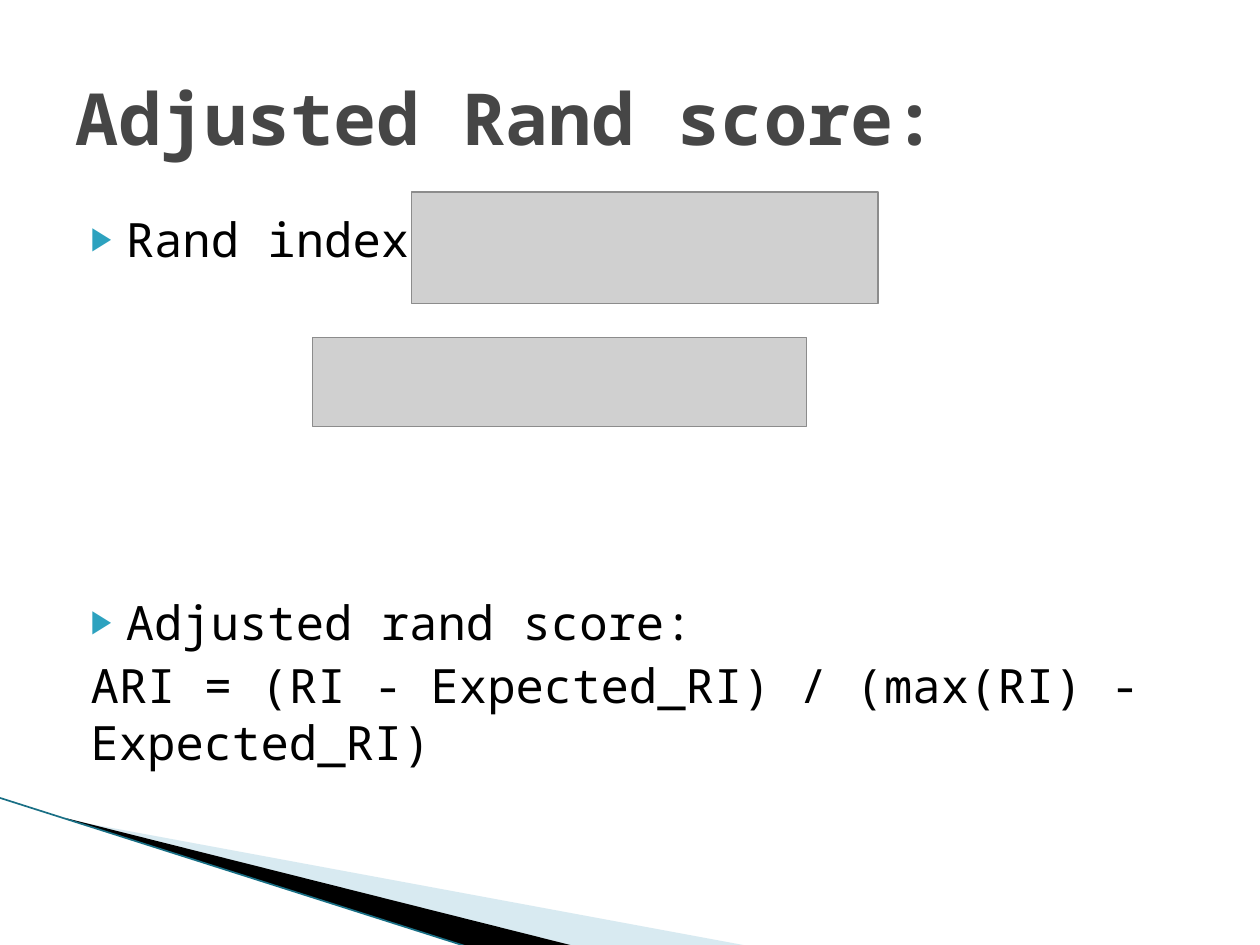
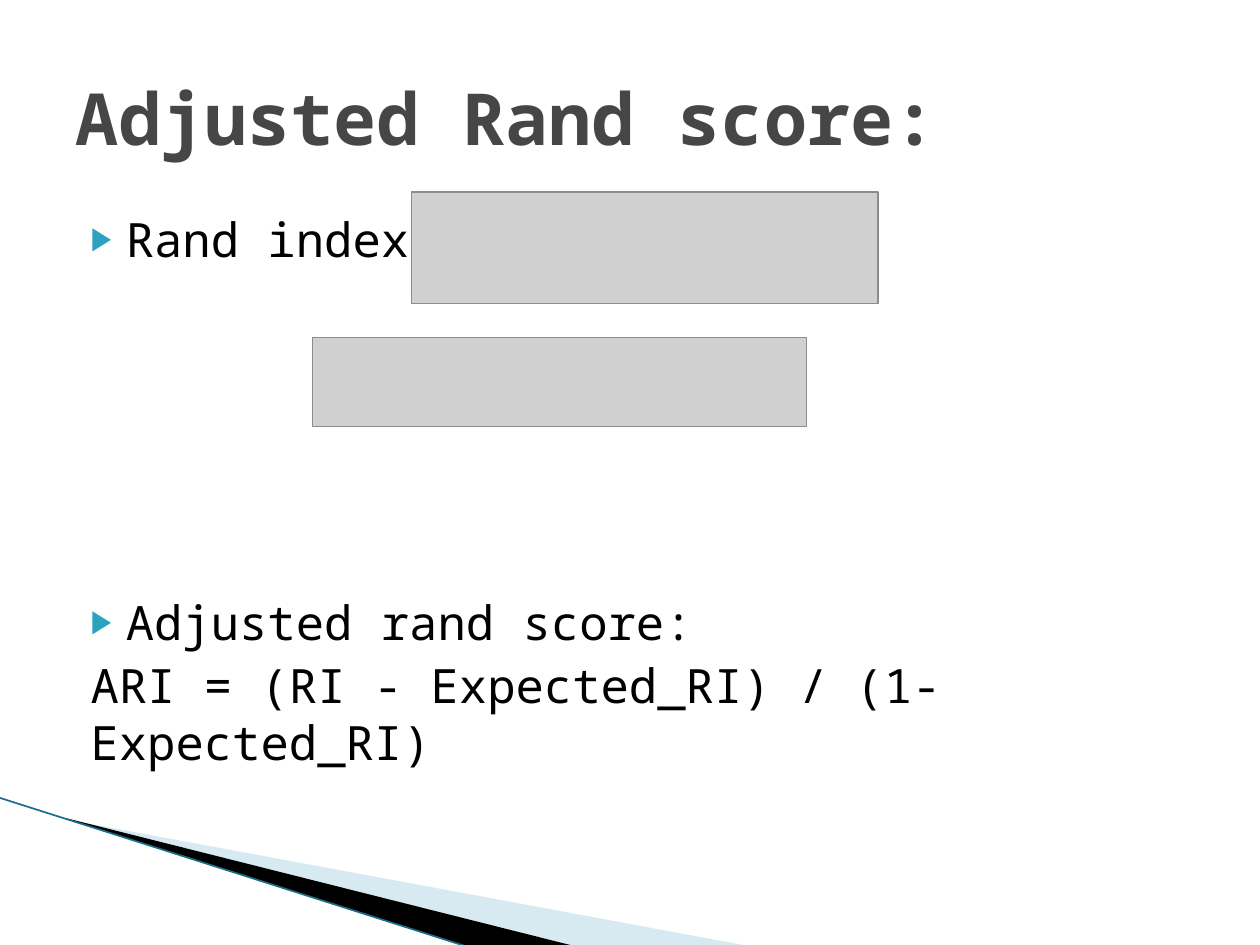
Before and after one commit to Ray784/mini_project, a slide deck: slide 15 of documentation/Project ppt.pptx (slide 12 before the commit). Drawn at 1260x945 pixels with LibreOffice and Linux fonts; fonts in the diff are those of the drawing; grey boxes stand for pictures; background and template pictures are left out. Boxes give left, top, right and bottom in pixels: in the first picture for what was removed or moved away, otherwise in the second. Text is boxed around its words. In the diff, an @@ line names an element or a change of style, - is before the commit and + after.

```diff
--- a/documentation/Project ppt.pptx
+++ b/documentation/Project ppt.pptx
@@ text at [91, 667, 941, 772]: text changed @@
-ARI = (RI - Expected_RI) / (max(RI) - Expected_RI)
+ARI = (RI - Expected_RI) / (1- Expected_RI)
```
Also in this commit, not shown: 3 slides added, 1 other file.
